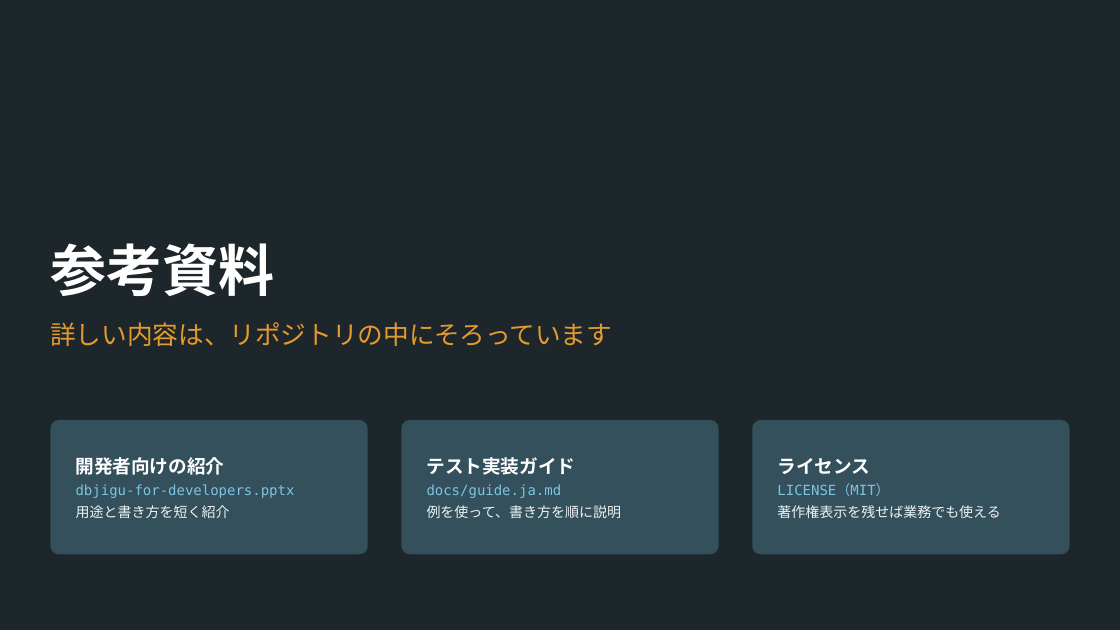
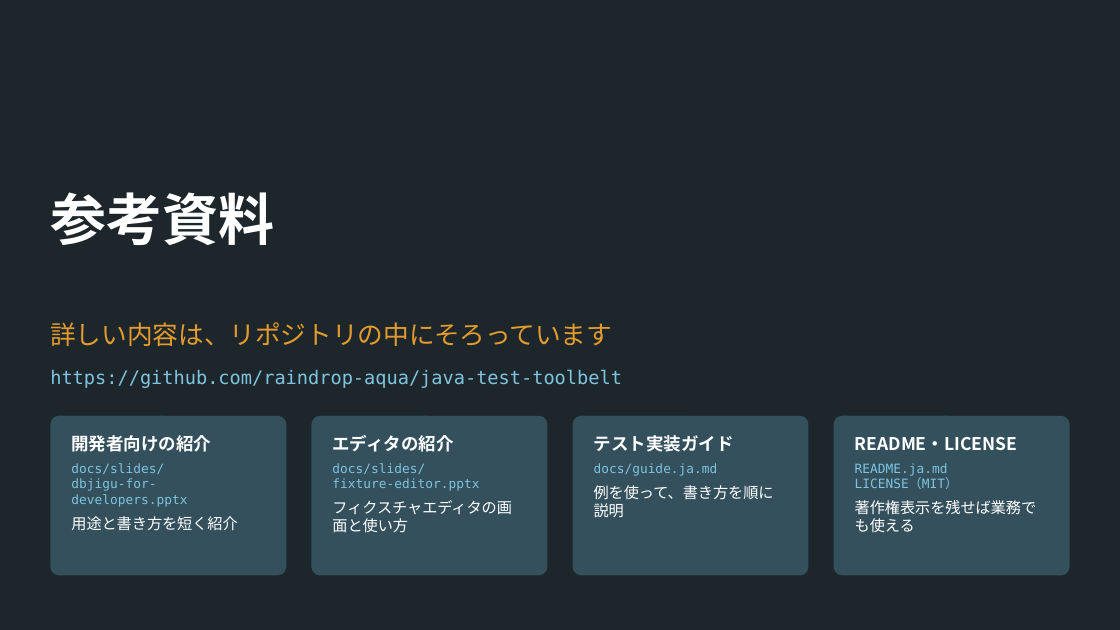
Before and after one commit to raindrop-aqua/java-test-toolbelt, a slide deck: slide 15 of docs/slides/dbjigu-for-managers.pptx (slide 10 before the commit). Drawn at 1120x630 pixels with LibreOffice and Linux fonts; fonts in the diff are those of the drawing. Boxes give left, top, right and bottom in pixels: in the first picture for what was removed or moved away, otherwise in the second. Text is boxed around its words. In the diff, an @@ line names an element or a change of style, - is before the commit and + after.

```diff
--- a/docs/slides/dbjigu-for-managers.pptx
+++ b/docs/slides/dbjigu-for-managers.pptx
@@ title "参考資料" at [50,192,274,245]: vertical alignment bottom to top @@
@@ text added at [50,369,622,388], 16 pt, text #7EC4E0 @@
+https://github.com/raindrop-aqua/java-test-toolbelt
@@ rounded rectangle: place and size @@
-rounded rectangle at [50,420,368,555]
+rounded rectangle at [50,416,287,576]
@@ proportions changed in 3 elements at [833,416,1070,576], [50,416,287,576], [312,416,548,576] @@
@@ rounded rectangle: place and size @@
-rounded rectangle at [402,420,719,555]
+rounded rectangle at [312,416,548,576]
@@ rounded rectangle added at [573,416,809,576], fill #33505C @@
@@ rounded rectangle: place and size @@
-rounded rectangle at [753,420,1070,555]
+rounded rectangle at [833,416,1070,576]
@@ text at [71,435,237,531]: size 16 to 15 pt in "開発者向けの紹介"; size 12 to 11 pt in "dbjigu-for-developers.pptx"; size 12 to 13 pt, text colour #EEF2F3 to #FFFFFF in "用途と書き方を短く紹介"; more space between paragraphs; less space between paragraphs @@
@@ text "開発者向けの紹介": place and size @@
-text "開発者向けの紹介" at [76,457,295,518]
+text "開発者向けの紹介" at [71,435,237,531]
@@ text "開発者向けの紹介" at [71,435,237,531]: vertical alignment middle to top @@
@@ text added at [332,435,512,533], 11 pt, text #7EC4E0 @@
+エディタの紹介
+docs/slides/
+fixture-editor.pptx
+フィクスチャエディタの画面と使い方
@@ text "テスト実装ガイド": place and size @@
-text "テスト実装ガイド" at [427,457,622,518]
+text "テスト実装ガイド" at [594,435,774,517]
@@ text "テスト実装ガイド" at [594,435,774,517]: size 16 to 15 pt in "テスト実装ガイド"; size 12 to 11 pt in "docs/guide.ja.md"; size 12 to 13 pt, text colour #EEF2F3 to #FFFFFF in "例を使って、書き方を順に説明"; more space between paragraphs; less space between paragraphs; vertical alignment middle to top @@
@@ text "README・LICENSE" at [855,437,1037,532]: vertical alignment middle to top @@
@@ text "README・LICENSE": place and size @@
-text "README・LICENSE" at [777,458,1000,518]
+text "README・LICENSE" at [855,437,1037,532]
@@ text at [855,437,1017,476]: text changed; size 16 to 15 pt @@
-ライセンス
+README・LICENSE
+README.ja.md
@@ text at [71,463,164,474]: paragraph added @@
+docs/slides/
@@ text at [855,478,1037,532]: size 12 to 11 pt in "LICENSE（MIT）"; size 12 to 13 pt, text colour #EEF2F3 to #FFFFFF in "著作権表示を残せば業務でも使える"; more space between paragraphs; less space between paragraphs @@
```
Also in this commit, not shown: 8 other slides changed, 6 slides added, 1 slide removed, 1 other file.
